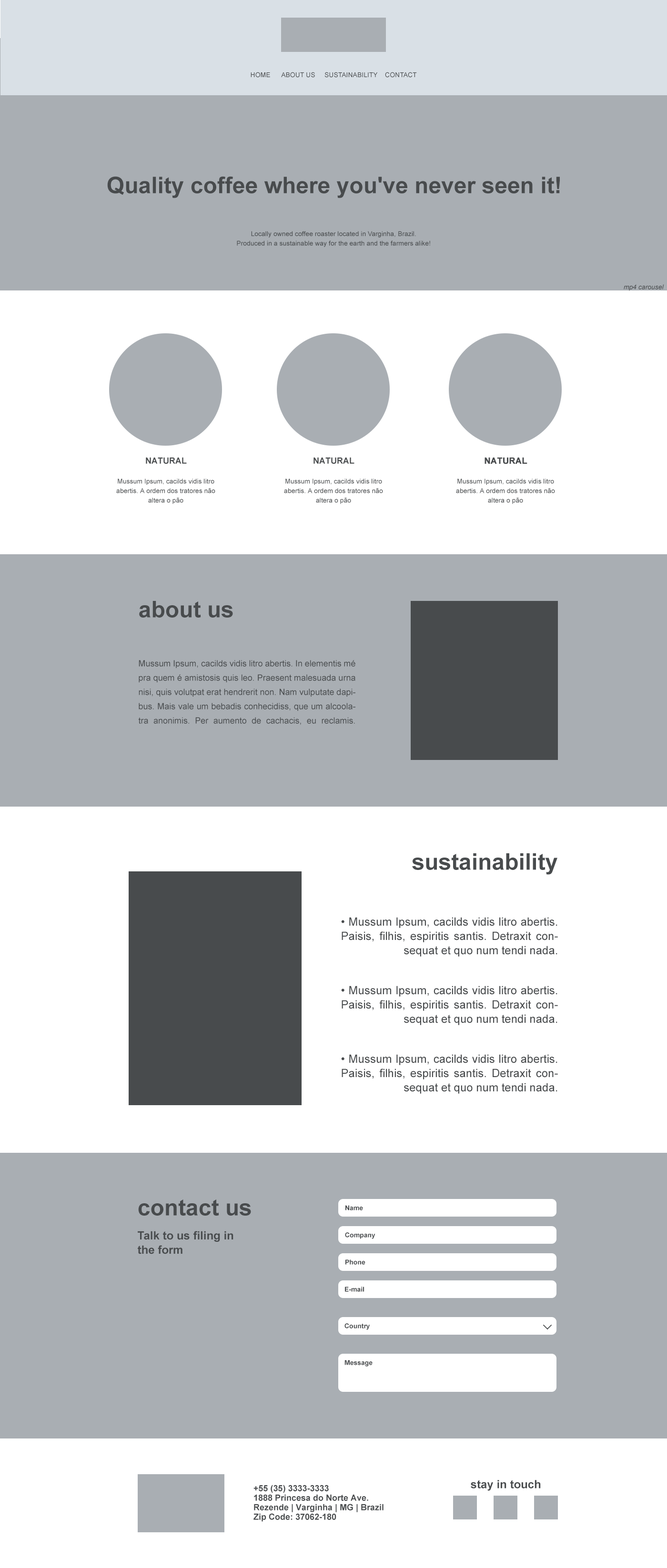
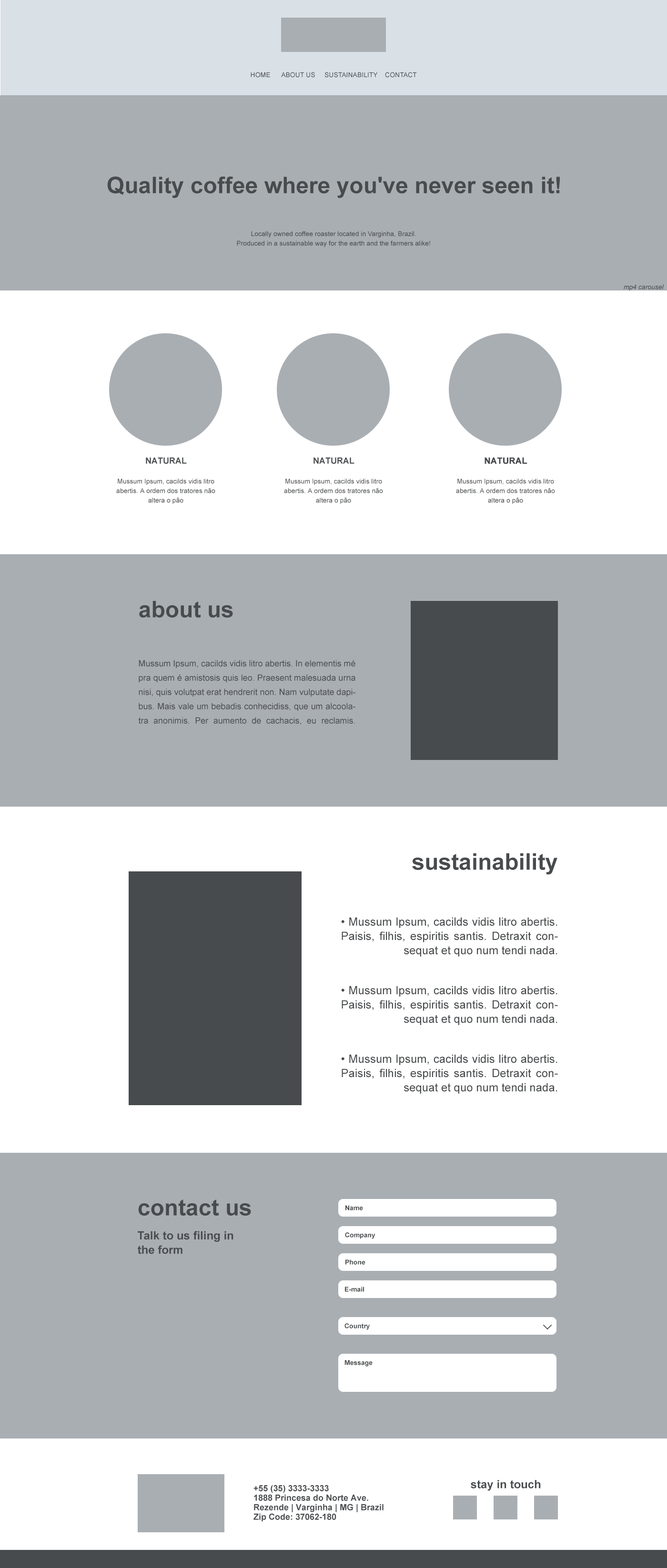
Revision of a layered 667×1568 image; what changed, layer by layer:
added layer "Retângulo 12" above "cabecalho" over [0, 1549, 667, 1568]
painted on "Retângulo 1 copiar" (1st of 3, in "introducao") over [0, 38, 1, 96]
